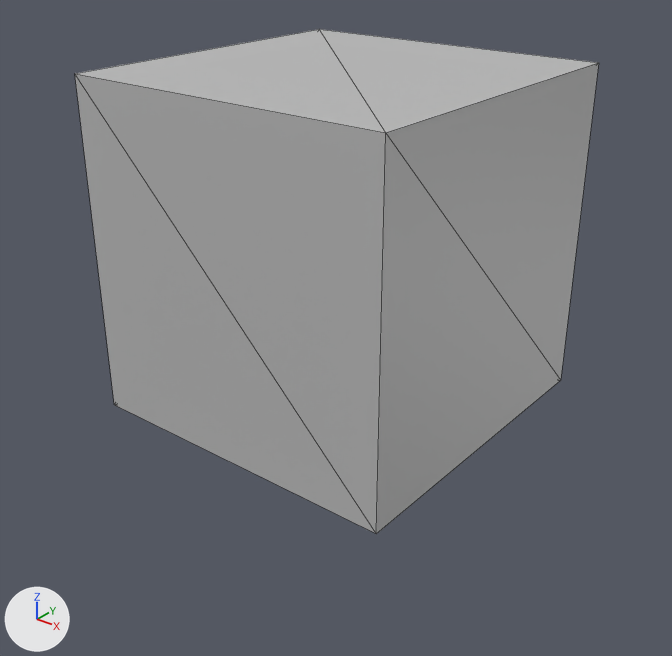
The FBX model Assets/Mockup Assets/Mockups/IG_city_mockup_GEO.fbx, before and after one commit.
Before and after are seen from a 50 mm camera at (0.193, -0.245, 0.194) aimed at (0.004, -0.01, 0.048). Arrows for +X, +Y and +Z are at lower left; the lights stay in place. Mesh edges are drawn as thin lines. Where no turn or scale is listed for an object, it has been applied to the vertices.

Objects in the first picture: 'IG_city_mockup_GEO'.
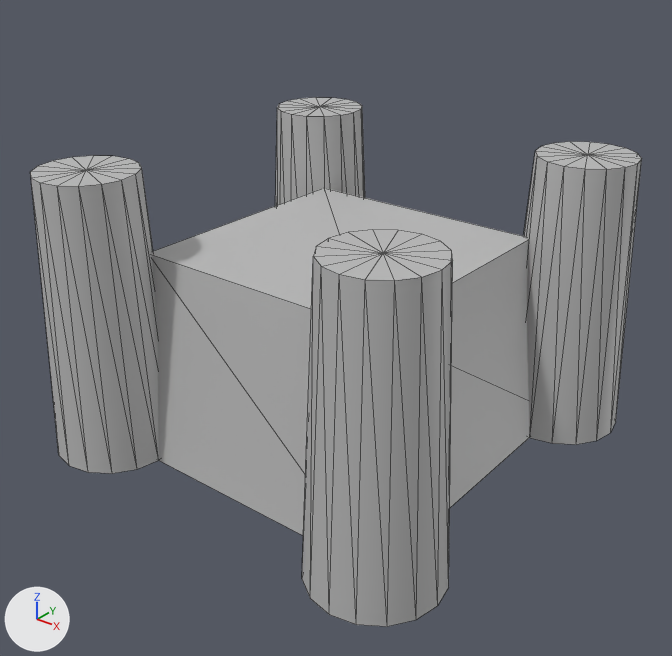
The edits, one by one:
me_mesh is used by ob_ig_city_mockup_geo; location (0.0, 0.0, 0.0152).
me_mesh had 8 vertices, 12 faces and spanned x -0.061..0.061, y -0.061..0.061, z 0.0..0.1219.
me_mesh now has 140 vertices, 202 faces and spans x -0.0837..0.0837, y -0.0837..0.0837, z 0.0..0.1056.
me_mesh part 1: a new loose piece of 33 vertices spanning x -0.0837..-0.0382, y -0.0837..-0.0382, z 0.0..0.1056, in mat_lambert1 (grey #bcbcbc).
me_mesh part 2: a new loose piece of 33 vertices spanning x -0.0837..-0.0382, y 0.0382..0.0837, z 0.0..0.1056, in mat_lambert1 (grey #bcbcbc).
me_mesh part 3: a new loose piece of 33 vertices spanning x 0.0382..0.0837, y 0.0382..0.0837, z 0.0..0.1056, in mat_lambert1 (grey #bcbcbc).
me_mesh part 4: a new loose piece of 33 vertices spanning x 0.0382..0.0837, y -0.0837..-0.0382, z 0.0..0.1056, in mat_lambert1 (grey #bcbcbc).
Part 5, on me_mesh:
4 vertices are removed from x -0.061..0.061, y -0.061..0.061, z 0.1219.
12 faces are deleted.
4 vertices are added at (-0.0485, -0.0485, 0.0753), (0.0485, -0.0485, 0.0753), (-0.0485, 0.0485, 0.0753), (0.0485, 0.0485, 0.0753).
10 new faces join them.
me_mesh part 6: the surface is now shaded smooth.
Object 'IG_city_mockup_GEO' (ob_ig_city_mockup_geo) moves from (0.0, 0.0, 0.0152) to (0.0, 0.0, 0.0).

Pixel boxes (x1, y1, x2, y2) of what changed, in the pictures (672 x 656 px; the box of a moved part takes in the faces that stretch with it):
'IG_city_mockup_GEO', reshaped, moved (17% wider): before (75, 29, 599, 534); after (30, 97, 642, 627)
part 1 of me_mesh, added: after (30, 155, 159, 474)
part 2 of me_mesh, added: after (276, 97, 365, 206)
part 3 of me_mesh, added: after (523, 141, 642, 445)
part 4 of me_mesh, added: after (302, 230, 453, 627)
part 5 of me_mesh, moved or reshaped: before (75, 29, 599, 534); after (152, 189, 530, 535)
